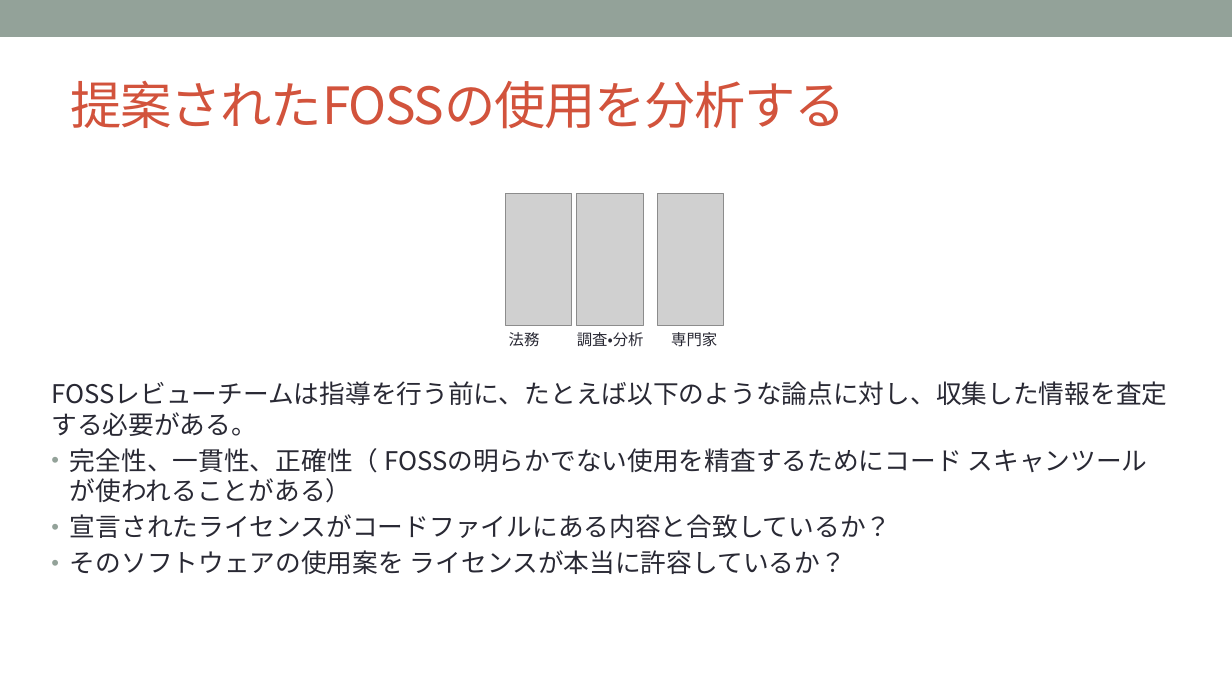
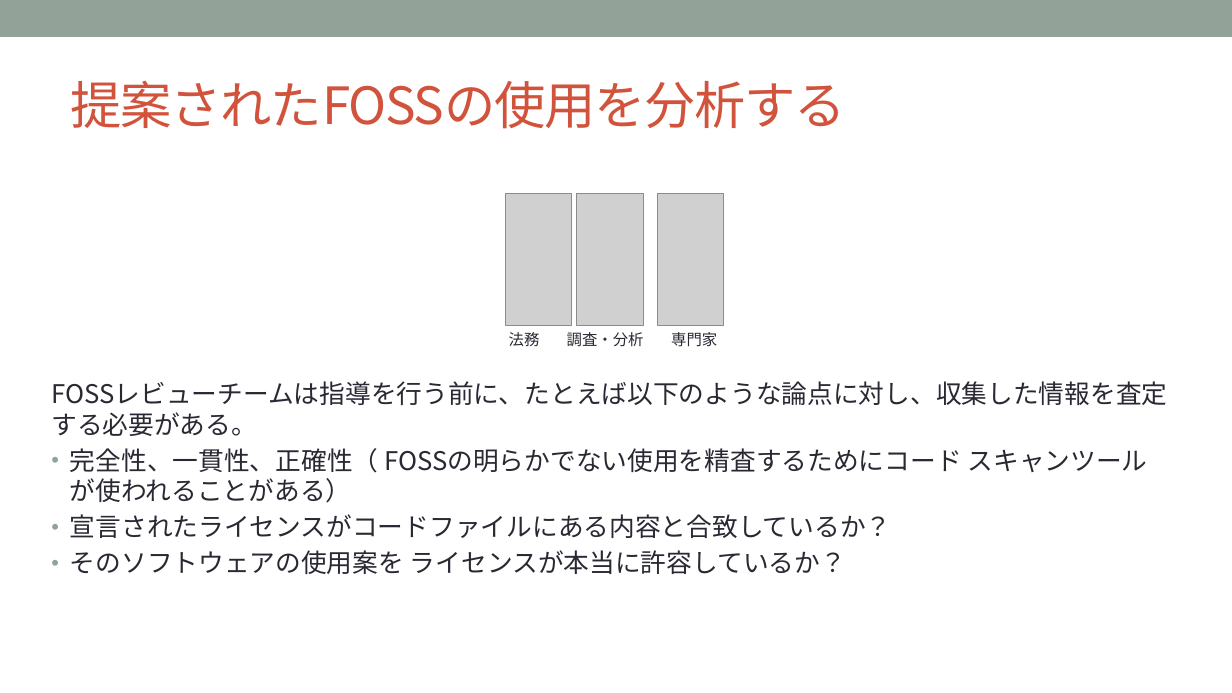
Before and after one commit to OpenChain-Project/Curriculum-Translation-JP, a slide deck: slide 48 of REVIEW/Version_for_v1.1/openchain-curriculum-for-1-1_JP_review_tani.pptx (slide 47 before the commit). Drawn at 1232x693 pixels with LibreOffice and Linux fonts; fonts in the diff are those of the drawing; grey boxes stand for pictures; background and template pictures are left out. Boxes give left, top, right and bottom in pixels: in the first picture for what was removed or moved away, otherwise in the second. Text is boxed around its words. In the diff, an @@ line names an element or a change of style, - is before the commit and + after.

```diff
--- a/REVIEW/Version_for_v1.1/openchain-curriculum-for-1-1_JP_review_tani.pptx
+++ b/REVIEW/Version_for_v1.1/openchain-curriculum-for-1-1_JP_review_tani.pptx
@@ text "調査・分析": place and size @@
-text "調査・分析" at (577,332,644,347)
+text "調査・分析" at (567,332,644,347)
@@ text "調査・分析" at (567,332,644,347): font Arial to Noto Sans CJK JP @@
```
Also in this commit, not shown: 31 other slides changed, 9 slides added, 1 slide removed.
